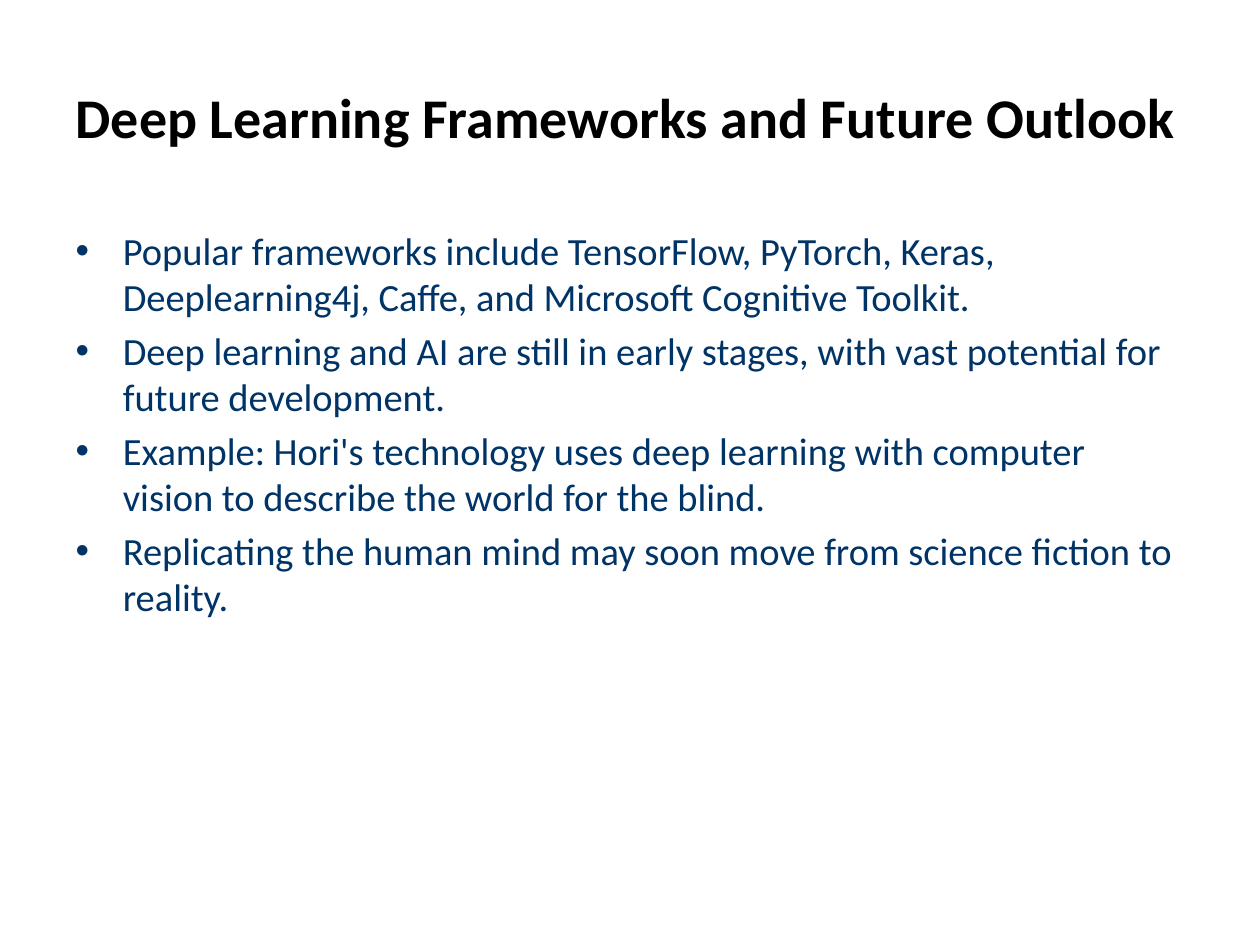
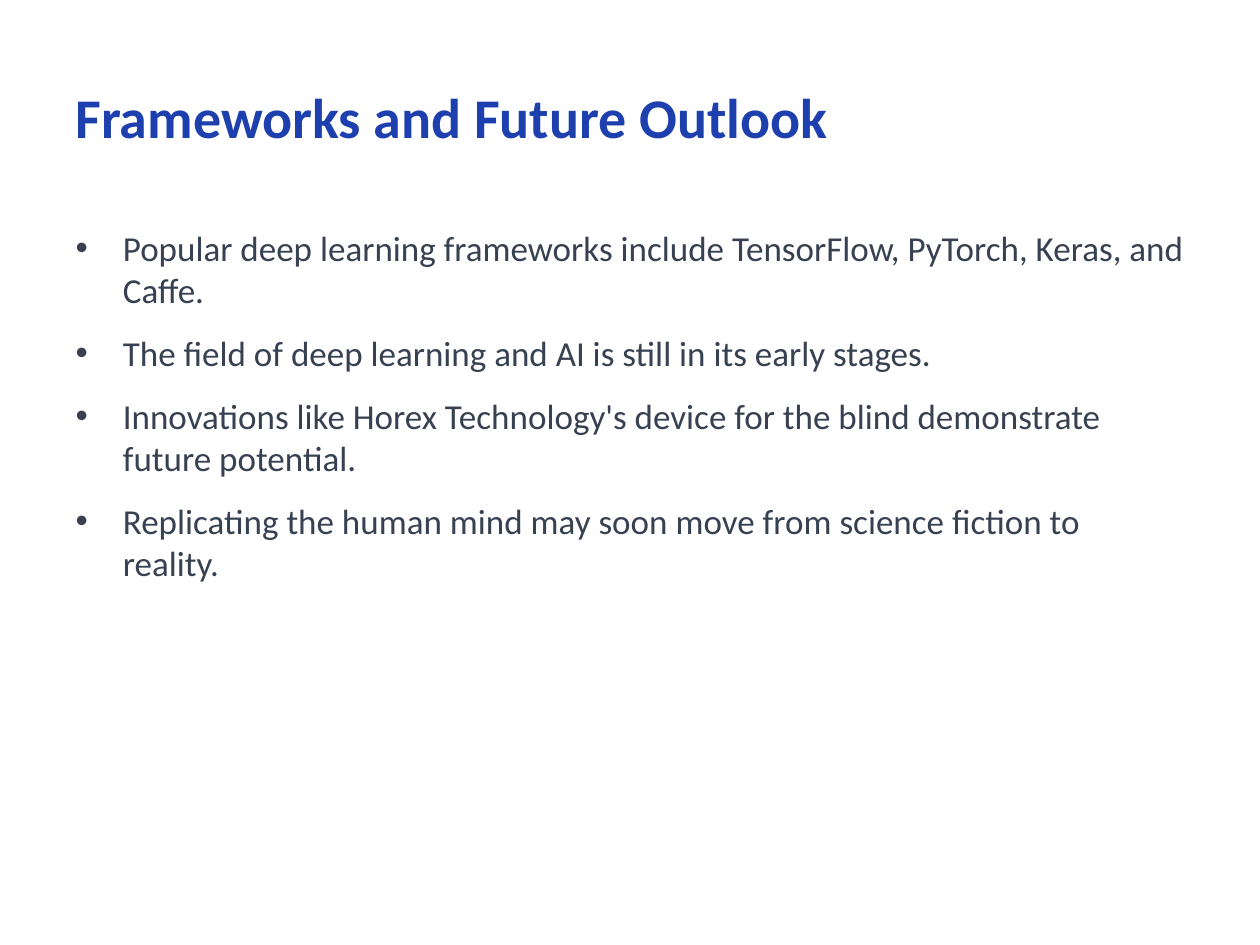
Before and after one commit to CodeByMonil/Lecture-Notes-Processor, a slide deck: slide 9 of outputs/slides/monil_Deep-Learning.pptx (slide 7 before the commit). Drawn at 1260x945 pixels with LibreOffice and Linux fonts; fonts in the diff are those of the drawing. Boxes give left, top, right and bottom in pixels: in the first picture for what was removed or moved away, otherwise in the second. Text is boxed around its words. In the diff, an @@ line names an element or a change of style, - is before the commit and + after.

```diff
--- a/outputs/slides/monil_Deep-Learning.pptx
+++ b/outputs/slides/monil_Deep-Learning.pptx
@@ title at [76,98,828,139]: text changed; text colour #000000 to #1E40AF @@
-Deep Learning Frameworks and Future Outlook
+Frameworks and Future Outlook
@@ text at [123,236,1183,477]: text changed; size 22 to 20 pt; text colour #003366 to #374151 @@
-• Popular frameworks include TensorFlow, PyTorch, Keras, Deeplearning4j, Caffe, and Microsoft Cognitive Toolkit.
-• Deep learning and AI are still in early stages, with vast potential for future development.
-• Example: Hori's technology uses deep learning with computer vision to describe the world for the blind.
+• Popular deep learning frameworks include TensorFlow, PyTorch, Keras, and Caffe.
+• The field of deep learning and AI is still in its early stages.
+• Innovations like Horex Technology's device for the blind demonstrate future potential.
@@ text at [123,509,1080,582]: size 22 to 20 pt, text colour #003366 to #374151 in "Replicating the human mind may soon move ..."; more space between paragraphs @@
```
Also in this commit, not shown: 6 other slides changed, 3 slides added, 16 other files.
